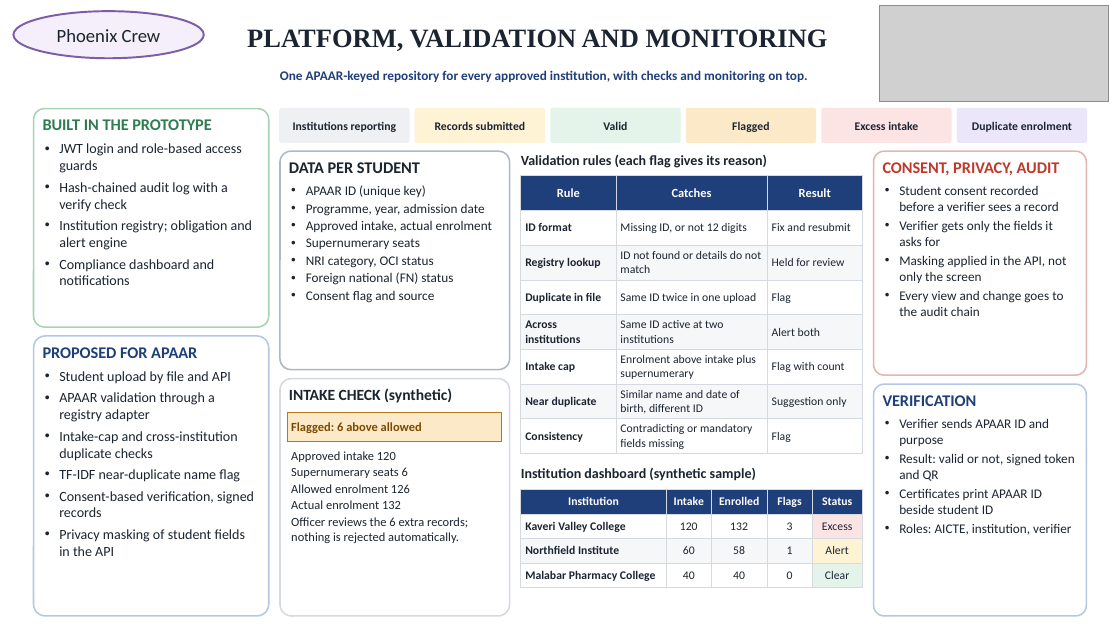
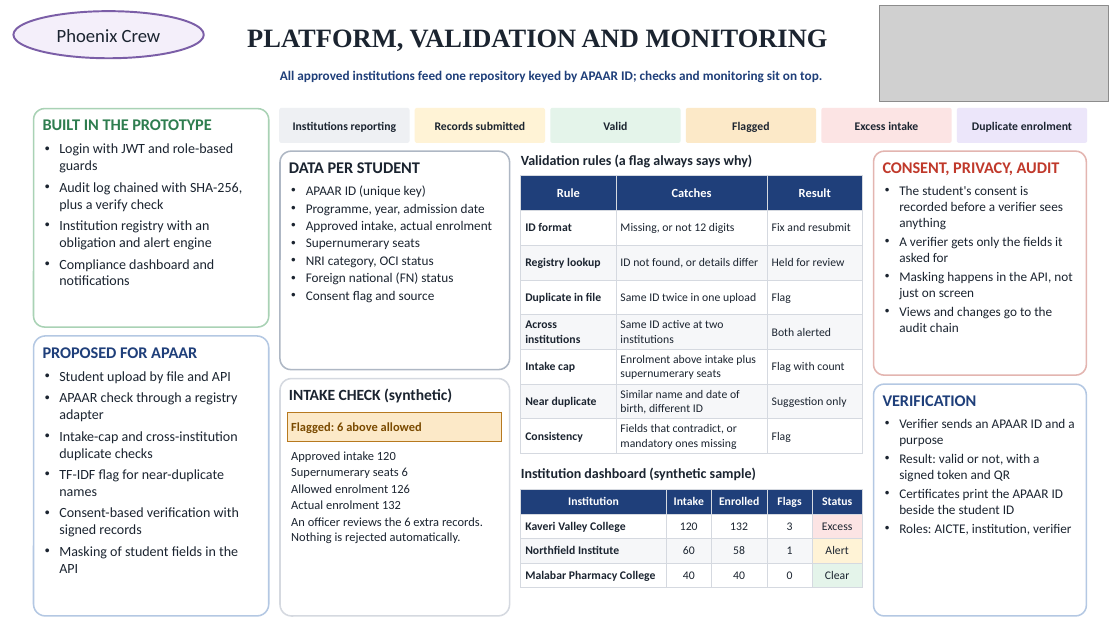
Before and after one commit to Karunesh-18/SIH-AICTE-APAAR, a slide deck: slide 4 of Waymark APAAR SIH 2026 - 6pg.pptx. Drawn at 1120x630 pixels with LibreOffice and Linux fonts; fonts in the diff are those of the drawing; grey boxes stand for pictures. Boxes give left, top, right and bottom in pixels: in the first picture for what was removed or moved away, otherwise in the second. Text is boxed around its words. In the diff, an @@ line names an element or a change of style, - is before the commit and + after.

```diff
--- a/Waymark APAAR SIH 2026 - 6pg.pptx
+++ b/Waymark APAAR SIH 2026 - 6pg.pptx
@@ text at [280,70,822,83]: text changed @@
-One APAAR-keyed repository for every approved institution, with checks and monitoring on top.
+All approved institutions feed one repository keyed by APAAR ID; checks and monitoring sit on top.
@@ text at [59,143,242,250]: text changed @@
-• JWT login and role-based access guards
-• Hash-chained audit log with a verify check
-• Institution registry; obligation and alert engine
+• Login with JWT and role-based guards
+• Audit log chained with SHA-256, plus a verify check
+• Institution registry with an obligation and alert engine
@@ table at [521,176,862,454] @@
-row 2, column 2: Missing ID, or not 12 digits
+row 2, column 2: Missing, or not 12 digits
-row 3, column 2: ID not found or details do not match
+row 3, column 2: ID not found, or details differ
-row 5, column 3: Alert both
+row 5, column 3: Both alerted
-row 6, column 2: Enrolment above intake plus supernumerary
+row 6, column 2: Enrolment above intake plus supernumerary seats
-row 8, column 2: Contradicting or mandatory fields missing
+row 8, column 2: Fields that contradict, or mandatory ones missing
@@ text at [521,154,753,168]: text changed @@
-Validation rules (each flag gives its reason)
+Validation rules (a flag always says why)
@@ text at [899,186,1072,332]: text changed @@
-• Student consent recorded before a verifier sees a record
-• Verifier gets only the fields it asks for
-• Masking applied in the API, not only the screen
-• Every view and change goes to the audit chain
+• The student's consent is recorded before a verifier sees anything
+• A verifier gets only the fields it asked for
+• Masking happens in the API, not just on screen
+• Views and changes go to the audit chain
@@ text at [59,392,238,422]: text changed @@
-• APAAR validation through a registry adapter
+• APAAR check through a registry adapter
@@ text at [899,419,1074,514]: text changed @@
-• Verifier sends APAAR ID and purpose
-• Result: valid or not, signed token and QR
-• Certificates print APAAR ID beside student ID
+• Verifier sends an APAAR ID and a purpose
+• Result: valid or not, with a signed token and QR
+• Certificates print the APAAR ID beside the student ID
@@ text at [59,469,239,573]: text changed @@
-• TF-IDF near-duplicate name flag
-• Consent-based verification, signed records
-• Privacy masking of student fields in the API
+• TF-IDF flag for near-duplicate names
+• Consent-based verification with signed records
+• Masking of student fields in the API
@@ text at [291,517,483,543]: text changed @@
-Officer reviews the 6 extra records; nothing is rejected automatically.
+An officer reviews the 6 extra records. Nothing is rejected automatically.
```
Also in this commit, not shown: 4 other slides changed, 2 other files.
